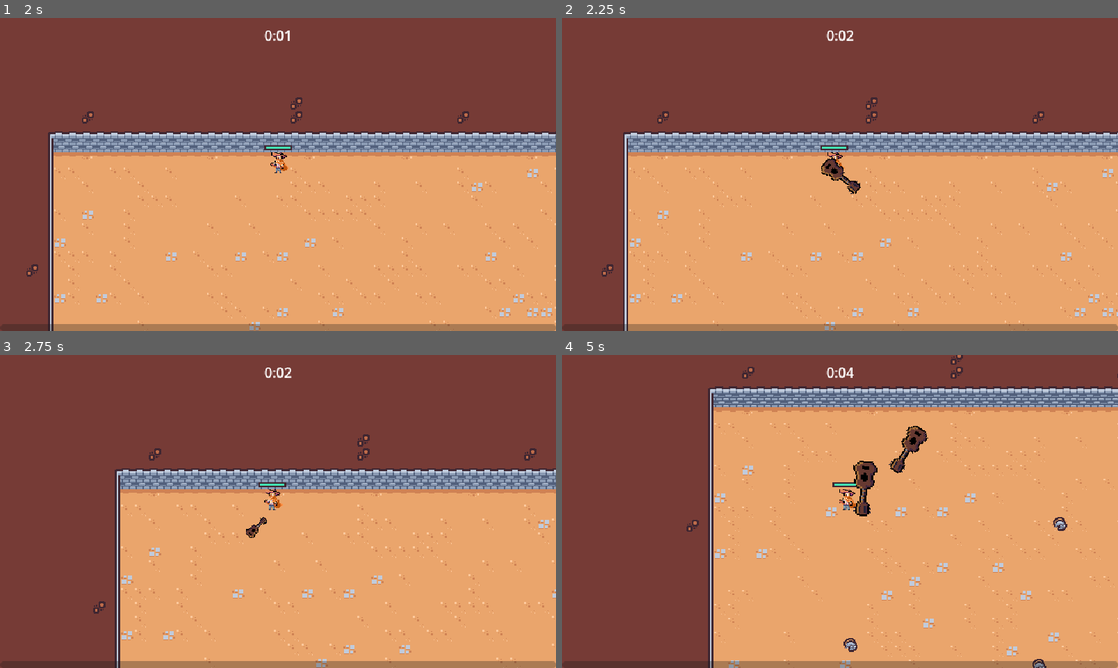
Above: before the commit, frames 1-4 (two rows, left to right).
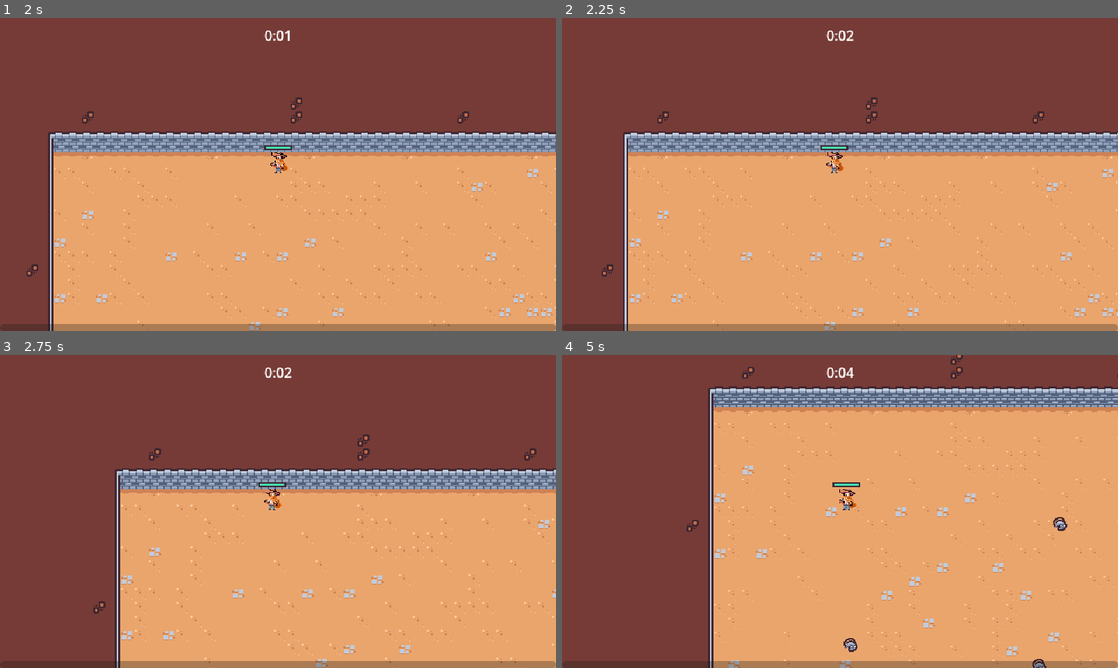
Above: after the commit, the same moments.

Repository: theWaffler/2DSurvivors
Game: Godot game, scene res://scenes/main/main.tscn
Two runs of this game, one before a commit and one after it. Both use one fixed random seed, a clock stepped at 60 frames per second and the inputs below.
Inputs (mouse positions are in pixels of both pictures, inside the frame that each line leads up to):
- Up to frame 1 (2 s): move the mouse to (250, 237) at 0.52 s; press the mouse at (250, 237) at 0.53 s; hold W (move_up) from 0.53 s (still down); move the mouse to (444, 221) at 1.27 s; release the mouse at (444, 221) at 1.28 s; click (444, 221) at 1.35 s
- Up to frame 2 (2.25 s): move the mouse to (673, 127) at 2.02 s; release W (move_up) at 2.03 s; press the mouse at (673, 127) at 2.03 s; hold A (move_left) from 2.03 s (still down)
- Up to frame 3 (2.75 s): keep holding A (move_left)
- Up to frame 4 (5 s): move the mouse to (867, 511) at 2.77 s; release the mouse at (867, 511) at 2.78 s; click (867, 511) at 2.85 s; move the mouse to (756, 433) at 3.52 s; release A (move_left) at 3.53 s; press the mouse at (756, 433) at 3.53 s; hold S (move_down) 3.53-4.28 s; move the mouse to (962, 495) at 4.27 s; release the mouse at (962, 495) at 4.28 s; hold D (move_right) from 4.28 s (still down); click (962, 495) at 4.35 s

Frame 1 is identical in both runs. In frame 2, 0.3% of the frame differs, in the area x 46-54%, y 44-57%; in frame 3, 0.1%; in frame 4, 0.9%, in the area x 52-66%, y 22-52%.

Commit message:
added pickup mechanic for guitar weapon

Diff:
--- /dev/null
+++ b/resources/upgrades/ability.gd
@@ -0,0 +1,5 @@
+extends AbilityUpgrade
+class_name Ability
+
+
+@export var ability_controller_scene: PackedScene
--- /dev/null
+++ b/resources/upgrades/guitar.tres
@@ -0,0 +1,11 @@
+[gd_resource type="Resource" script_class="Ability" load_steps=3 format=3 uid="uid://bxmx3wvxk5yda"]
+
+[ext_resource type="PackedScene" uid="uid://cdcx5ar2byao1" path="res://scenes/ability/guitar_ability_controller/guitar_ability_controller.tscn" id="1_r3uuv"]
+[ext_resource type="Script" path="res://resources/upgrades/ability.gd" id="2_nffy1"]
+
+[resource]
+script = ExtResource("2_nffy1")
+ability_controller_scene = ExtResource("1_r3uuv")
+id = "mariachi_guitar"
+name = "Mariachi guitar"
+description = "El Guitarrón de Sangre"
--- a/scenes/game_object/player/player.gd
+++ b/scenes/game_object/player/player.gd
@@ -6,6 +6,7 @@
 @onready var damage_interval_timer = $DamageIntervalTimer
 @onready var health_component = $HealthComponent
 @onready var health_bar = $HealthBar
+@onready var abilities = $Abilities
 
 #counts how many eneimes
 var number_colliding_bodies = 0
@@ -15,6 +16,8 @@
 	$CollisionArea2D.body_exited.connect(on_body_exited)
 	damage_interval_timer.timeout.connect(on_damage_interval_timer_timeout)
 	health_component.health_change.connect(on_health_change)
+
+	GameEvents.ability_upgrade_added.connect(on_ability_upgrade_added)
 	update_health_display()
 
 func _process(delta):
@@ -57,3 +60,11 @@
 
 func on_health_change():
 	update_health_display()
+
+
+func on_ability_upgrade_added(ability_upgrade: AbilityUpgrade, current_upgrades: Dictionary):
+	if not ability_upgrade is Ability:
+		return
+
+	var ability = ability_upgrade as Ability
+	abilities.add_child(ability.ability_controller_scene.instantiate())
--- a/scenes/game_object/player/player.tscn
+++ b/scenes/game_object/player/player.tscn
@@ -1,10 +1,9 @@
-[gd_scene load_steps=11 format=3 uid="uid://c4us7avwf8cix"]
+[gd_scene load_steps=10 format=3 uid="uid://c4us7avwf8cix"]
 
 [ext_resource type="Script" path="res://scenes/game_object/player/player.gd" id="1_iwq7q"]
 [ext_resource type="PackedScene" uid="uid://cq2lxlke35g26" path="res://scenes/ability/sword_ability_controller/sword_ability_controller.tscn" id="2_u8kpq"]
 [ext_resource type="PackedScene" uid="uid://cae0878i3h833" path="res://scenes/compnents/health_component.tscn" id="2_ykgjb"]
 [ext_resource type="Texture2D" uid="uid://dwktj5big5ano" path="res://scenes/game_object/player/superJuan.png" id="3_xv58h"]
-[ext_resource type="PackedScene" uid="uid://cdcx5ar2byao1" path="res://scenes/ability/guitar_ability_controller/guitar_ability_controller.tscn" id="4_m75yy"]
 
 [sub_resource type="StyleBoxFlat" id="StyleBoxFlat_fohkc"]
 bg_color = Color(0.247059, 0.14902, 0.192157, 1)
@@ -33,11 +32,9 @@
 
 [node name="HealthComponent" parent="." instance=ExtResource("2_ykgjb")]
 
-[node name="AbilityManager" type="Node" parent="."]
+[node name="Abilities" type="Node" parent="."]
 
-[node name="SwordAbilityController" parent="AbilityManager" instance=ExtResource("2_u8kpq")]
-
-[node name="GuitarAbilityController" parent="AbilityManager" instance=ExtResource("4_m75yy")]
+[node name="SwordAbilityController" parent="Abilities" instance=ExtResource("2_u8kpq")]
 
 [node name="DamageIntervalTimer" type="Timer" parent="."]
 wait_time = 0.5
--- a/scenes/manager/upgrade_manager.gd
+++ b/scenes/manager/upgrade_manager.gd
@@ -10,17 +10,6 @@
 
 func _ready():
 	experience_manager.level_up.connect(on_level_up)
-
-
-func on_level_up(current_level: int):
-	var chosen_upgrade = upgrade_pool.pick_random() as AbilityUpgrade
-	if chosen_upgrade == null:
-		return
-
-	var upgrade_screen_instance = upgrade_screen_scene.instantiate()
-	add_child(upgrade_screen_instance)
-	upgrade_screen_instance.set_ability_upgrade([chosen_upgrade] as Array[AbilityUpgrade])
-	upgrade_screen_instance.upgrade_selected.connect(on_upgrade_selected)
 
 
 func apply_upgrade(upgrade: AbilityUpgrade):
@@ -39,5 +28,29 @@
 	# debugging purpose
 	#print(current_upgrades)
 
+
+func pick_upgrade():
+
+	var chosen_upgrades: Array[AbilityUpgrade]= []
+	var filtered_upgrades = upgrade_pool.duplicate() # pass by value. copy
+
+	for i in 2:
+		var chosen_upgrade = filtered_upgrades.pick_random() as AbilityUpgrade
+		chosen_upgrades.append(chosen_upgrade)
+		filtered_upgrades = filtered_upgrades.filter(func (upgrade): return upgrade.id != chosen_upgrade.id)
+
+	return chosen_upgrades
+
+
 func on_upgrade_selected(upgrade: AbilityUpgrade):
 	apply_upgrade(upgrade)
+
+
+func on_level_up(current_level: int):
+	var upgrade_screen_instance = upgrade_screen_scene.instantiate()
+	add_child(upgrade_screen_instance)
+
+	var chosen_upgrades = pick_upgrade()
+
+	upgrade_screen_instance.set_ability_upgrade(chosen_upgrades as Array[AbilityUpgrade])
+	upgrade_screen_instance.upgrade_selected.connect(on_upgrade_selected)
--- a/scenes/manager/upgrade_manager.tscn
+++ b/scenes/manager/upgrade_manager.tscn
@@ -1,10 +1,11 @@
-[gd_scene load_steps=4 format=3 uid="uid://bn8jf7xo4jtx3"]
+[gd_scene load_steps=5 format=3 uid="uid://bn8jf7xo4jtx3"]
 
 [ext_resource type="Script" path="res://scenes/manager/upgrade_manager.gd" id="1_4ii5x"]
 [ext_resource type="Resource" uid="uid://celxttc4slh2l" path="res://resources/upgrades/chanclas_rate.tres" id="2_v1sl6"]
+[ext_resource type="Resource" uid="uid://bxmx3wvxk5yda" path="res://resources/upgrades/guitar.tres" id="3_0lx0v"]
 [ext_resource type="PackedScene" uid="uid://do17ocly8mv6t" path="res://scenes/ui/upgrade_screen.tscn" id="3_dwo7w"]
 
 [node name="UpgradeManager" type="Node"]
 script = ExtResource("1_4ii5x")
-upgrade_pool = Array[Resource("res://resources/upgrades/ability_upgrade.gd")]([ExtResource("2_v1sl6")])
+upgrade_pool = Array[Resource("res://resources/upgrades/ability_upgrade.gd")]([ExtResource("2_v1sl6"), ExtResource("3_0lx0v")])
 upgrade_screen_scene = ExtResource("3_dwo7w")
